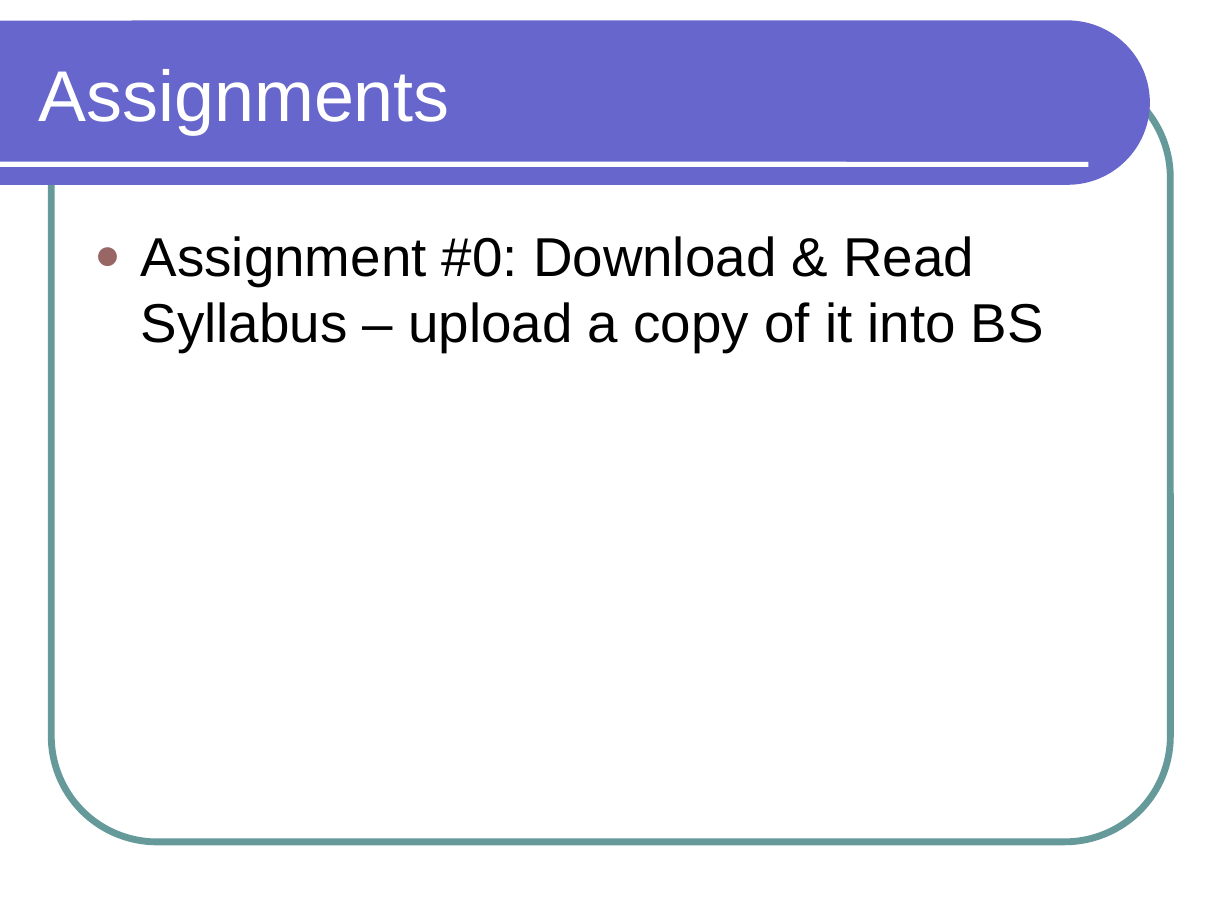
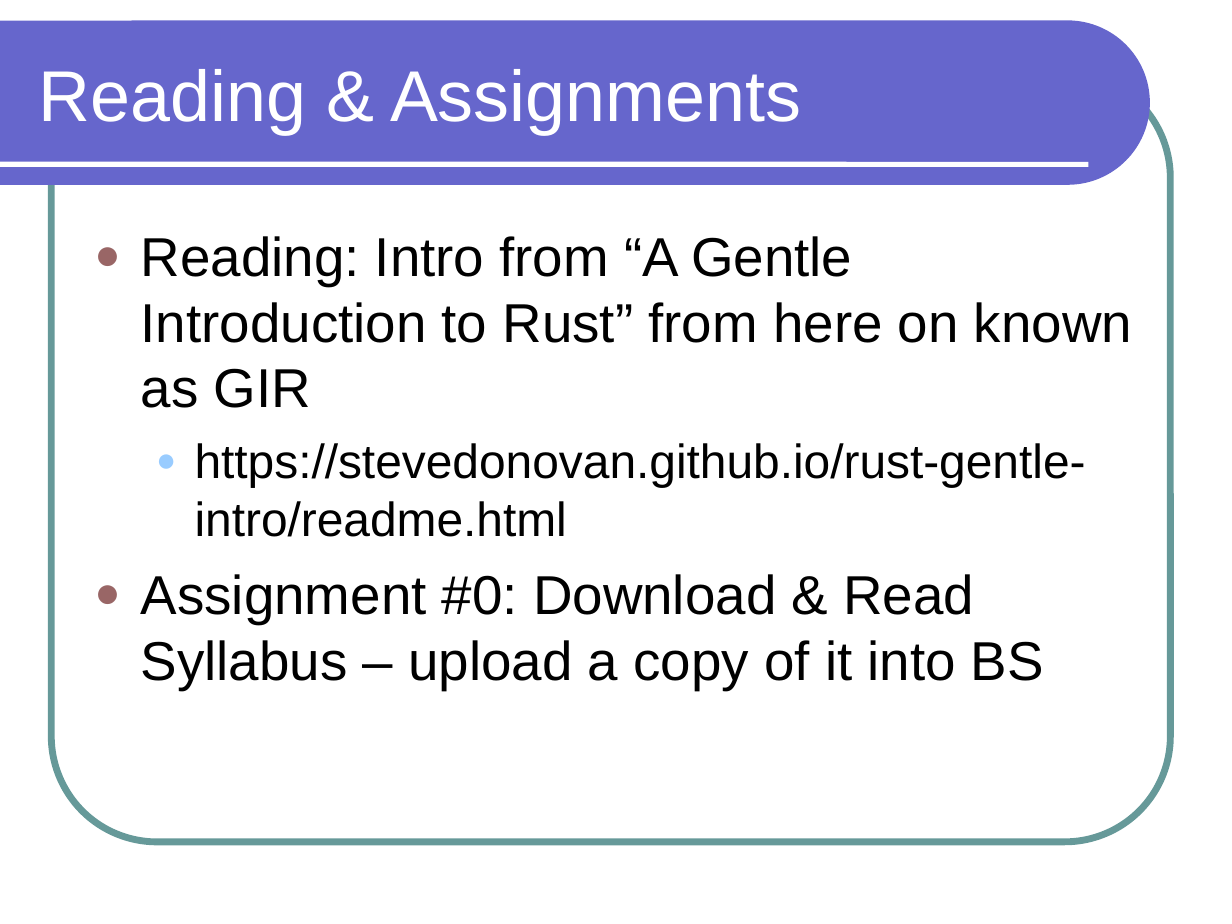
Before and after one commit to lutzhamel/CSC301, a slide deck: slide 19 of notes/csc301-ln001.ppt. Drawn at 1232x924 pixels with LibreOffice and Linux fonts; fonts in the diff are those of the drawing. Boxes give left, top, right and bottom in pixels: in the first picture for what was removed or moved away, otherwise in the second. Text is boxed around its words. In the diff, an @@ line names an element or a change of style, - is before the commit and + after.

```diff
--- a/notes/csc301-ln001.ppt
+++ b/notes/csc301-ln001.ppt
@@ title at <box>39,69,801,134</box>: text changed @@
-Assignments
+Reading & Assignments
@@ text at <box>141,236,1132,537</box>: paragraphs added @@
+● Reading: Intro from “A Gentle Introduction to Rust” from here on known as GIR
+  ● https://stevedonovan.github.io/rust-gentle-intro/readme.html
```
Also in this commit, not shown: 4 other slides changed, 3 slides added, 3 slides removed, 2 other files.
